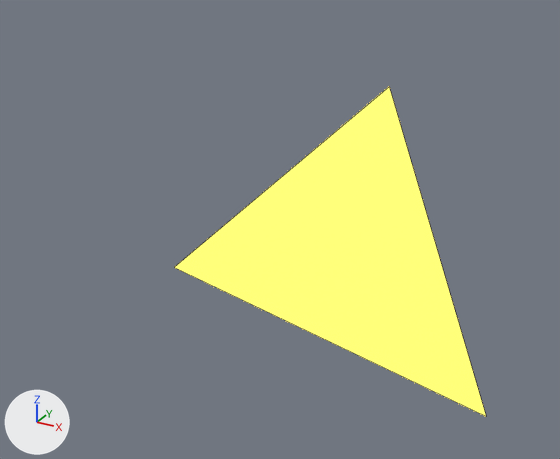
Two versions of the glTF model app/src/main/assets/models/pp_light_sling0.glb, one commit apart.
The view is the same before and after, from a 50 mm camera at (-0.0876, -0.436, 0.9911) aimed at (-0.1702, -0.286, 0.916). Every picture has the same lights, and +X, +Y and +Z are marked at lower left. The first picture is the older version. Mesh edges are drawn as thin lines. Where no turn or scale is listed for an object, it has been applied to the vertices.

In view in the first picture: 'SlingFlash'.
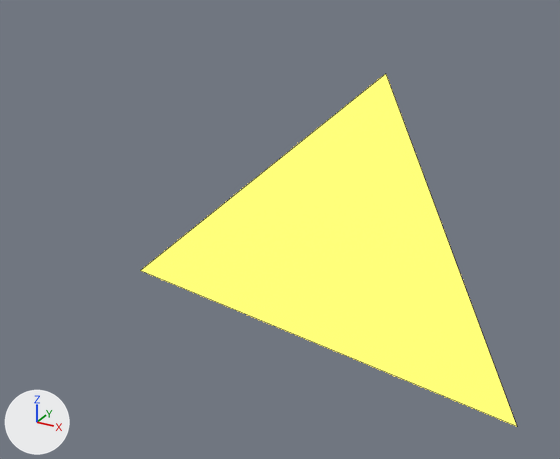
Where the change shows, as pixel boxes [x1, y1, x2, y2] in the pictures (560 x 459 px):
```json
{"object": "SlingFlash", "change": "reshaped, moved", "before": [174, 87, 486, 416], "after": [140, 74, 517, 427], "on screen": "21% wider, 7% taller"}
```

The change, as JSON lines over the scene's bpy script:
```json
{"block": "me_mesh_0", "where": "# used by ob_slingflash; location = (0.0, -0.5339, 0.8943)"}
{"op": "remove", "block": "me_mesh_0", "code": "me_mesh_0.from_pydata(...)  # 3 vertices, 1 face; spans x -0.177..-0.107, y 0.1987..0.3338, z 0.0226..0.038"}
{"op": "add", "block": "me_mesh_0", "code": "me_mesh_0.from_pydata(...)  # 3 vertices, 1 face; spans x -0.181..-0.102, y 0.1967..0.3408, z 0.0224..0.0388"}
{"block": "me_mesh_0", "change": "me_mesh_0 part 1"}
{"op": "set", "path": "me_mesh_0.vertices[0].co", "old": "(-0.177, 0.3338, 0.038)", "new": "(-0.181, 0.3408, 0.0388)", "note": "pixel (389, 86) -> pixel (385, 73)"}
{"op": "set", "path": "me_mesh_0.vertices[1].co", "old": "(-0.177, 0.2146, 0.0245)", "new": "(-0.102, 0.1967, 0.0224)", "note": "pixel (174, 267) -> pixel (517, 426)"}
{"op": "set", "path": "me_mesh_0.vertices[2].co", "old": "(-0.107, 0.1987, 0.0226)", "new": "(-0.181, 0.2087, 0.0238)", "note": "pixel (486, 416) -> pixel (140, 270)"}
{"op": "set", "path": "ob_slingflash.location", "old": "(0.0, -0.5339, 0.8943)", "new": "(0.0, -0.5341, 0.896)"}
```
